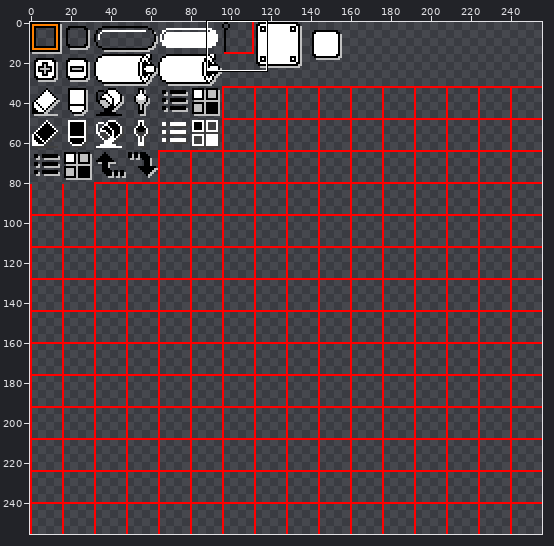
A sprite sheet gets an edit: app/src/main/res/drawable-nodpi/icon.png. The picture above shows the old version from afar; the outline marks the close-up.
Close-up. First the earlier version:
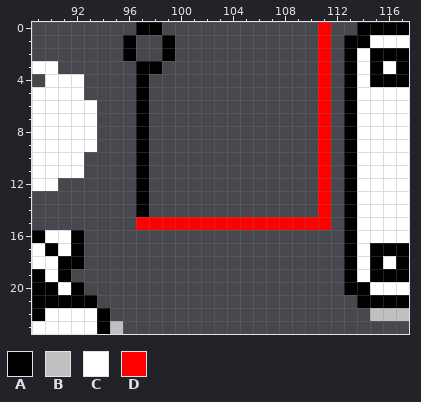
The file is 256x256 pixels. Shown: x 89..117, y 0..23.
Palette (. is transparent): A #000000  B #c0c0c0  C #ffffff  D #ff0000
Pixels before, first column x 89:
 0 ........AA............D..AAAA
 1 .......A..A...........D.AACCC
 2 .......A..A...........D.ACAAA
 3 CC......AA............D.ACACA
 4 .CCC....A.............D.ACAAA
 5 CCCC....A.............D.ACCCC
 6 CCCCC...A.............D.ACCCC
 7 CCCCC...A.............D.ACCCC
 8 CCCCC...A.............D.ACCCC
 9 CCCCC...A.............D.ACCCC
10 CCCC....A.............D.ACCCC
11 CCCC....A.............D.ACCCC
12 CC......A.............D.ACCCC
13 ........A.............D.ACCCC
14 ........A.............D.ACCCC
15 ........DDDDDDDDDDDDDDD.ACCCC
16 ACCA....................ACCCC
17 CACA....................ACAAA
18 CCAA....................ACACA
19 ACA.....................ACAAA
20 AACA....................AACCC
21 AAAAA....................AAAA
22 ACCCCA....................BBB
23 CCCCCAB......................
The result:
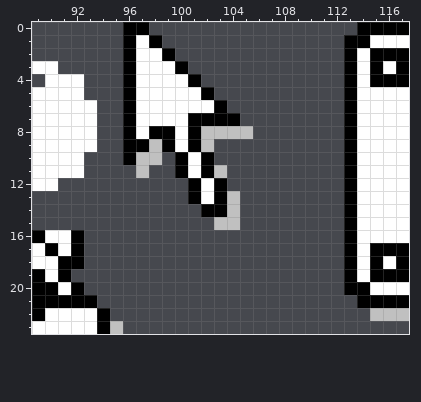
What changed:
The edit adds colour A in row 0 at x 96; in row 1 at x 98; in row 3 at x 96 and 100; in row 4 at x 96 and 101; in row 5 at x 96 and 102; in row 6 at x 96 and 103.
The edit adds colour A in row 7 at x 96 and 101 to 104; in row 8 at x 96, 98 to 99 and 101; in row 9 at x 96, 99 and 101; in row 10 at x 96, 100 and 102; in row 11 at x 100 and 102; in rows 12 to 13 at x 101 and 103.
The edit adds colour A in row 14 at x 102 to 103.
The edit adds colour B in row 8 at x 102 to 105; in row 9 at x 98 and 102; in row 10 at x 98; in row 11 at x 103; in rows 13 to 14 at x 104.
Colour A gives way to colour B in rows 10 to 11 at x 97.
Colour D gives way to colour B in row 15 at x 103 to 104.
The edit adds colour C in row 1 at x 97; in row 2 at x 97 to 98; in row 3 at x 99; in row 4 at x 98 to 100; in row 5 at x 98 to 101; in row 6 at x 98 to 102.
The edit adds colour C in row 7 at x 98 to 100; in rows 8 to 9 at x 100; in rows 10 to 11 at x 101; in rows 12 to 13 at x 102.
Colour A gives way to colour C in row 3 at x 97 to 98; in rows 4 to 8 at x 97.
Colour A is removed in row 0 at x 98; in row 1 at x 99; in rows 12 to 14 at x 97.
Colour D is removed in rows 0 to 14 at x 111; in row 15 at x 97 to 102 and 105 to 111.
Pixel boxes of the changes (left, top, right, bottom) in both close-ups:
changed: (123, 22, 331, 230)
